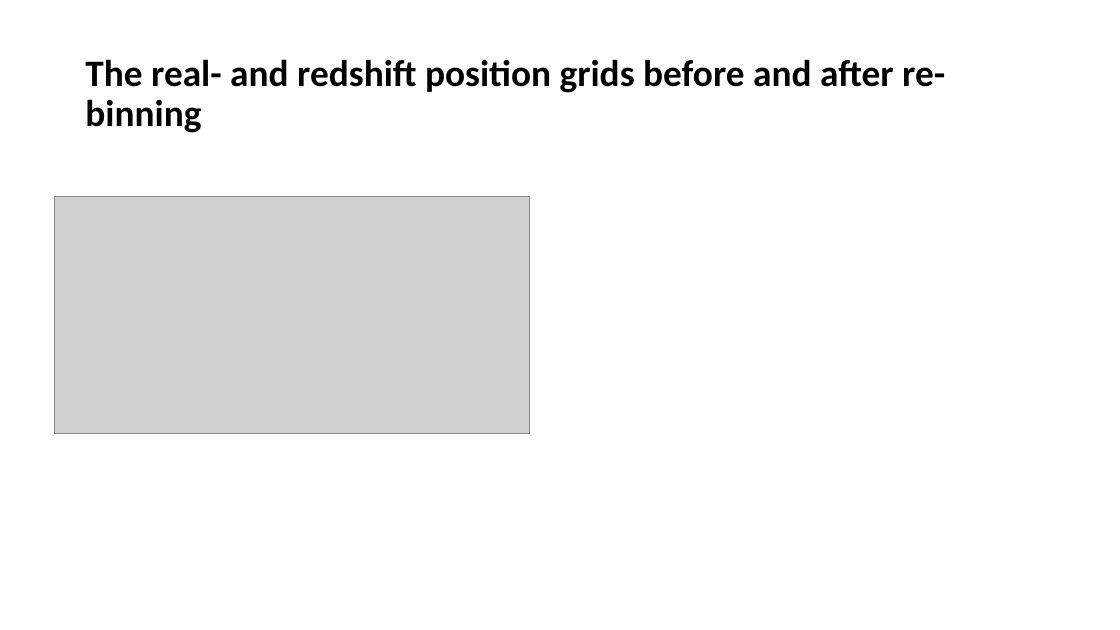
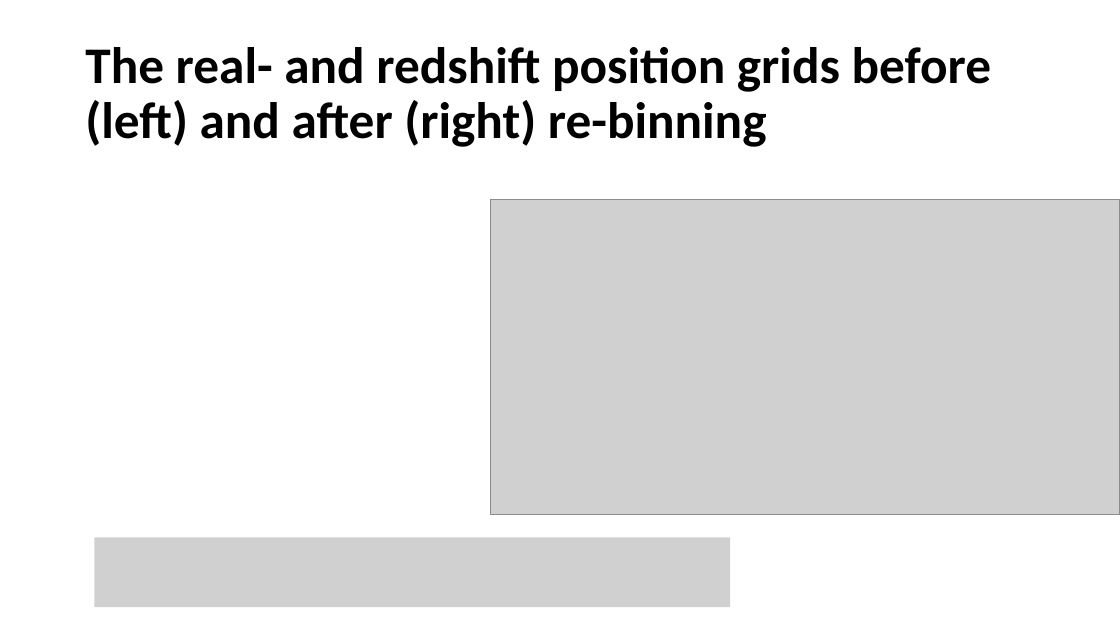
Before and after one commit to jimvanveenhuyzen/FLAMINGO, a slide deck: slide 10 of Colloquium.pptx. Drawn at 1120x630 pixels with LibreOffice and Linux fonts; fonts in the diff are those of the drawing; grey boxes stand for pictures. Boxes give left, top, right and bottom in pixels: in the first picture for what was removed or moved away, otherwise in the second. Text is boxed around its words. In the diff, an @@ line names an element or a change of style, - is before the commit and + after.

```diff
--- a/Colloquium.pptx
+++ b/Colloquium.pptx
@@ title at (x1=85, y1=47, x2=992, y2=147): text changed; size 32 to 44 pt @@
-The real- and redshift position grids before and after re-binning
+The real- and redshift position grids before (left) and after (right) re-binning
@@ picture resized from (x1=55, y1=197, x2=529, y2=434) to (x1=491, y1=200, x2=1120, y2=514) @@
@@ picture added at (x1=94, y1=538, x2=730, y2=607) @@
```
Also in this commit, not shown: 1 other slide changed, 1 slide added.
